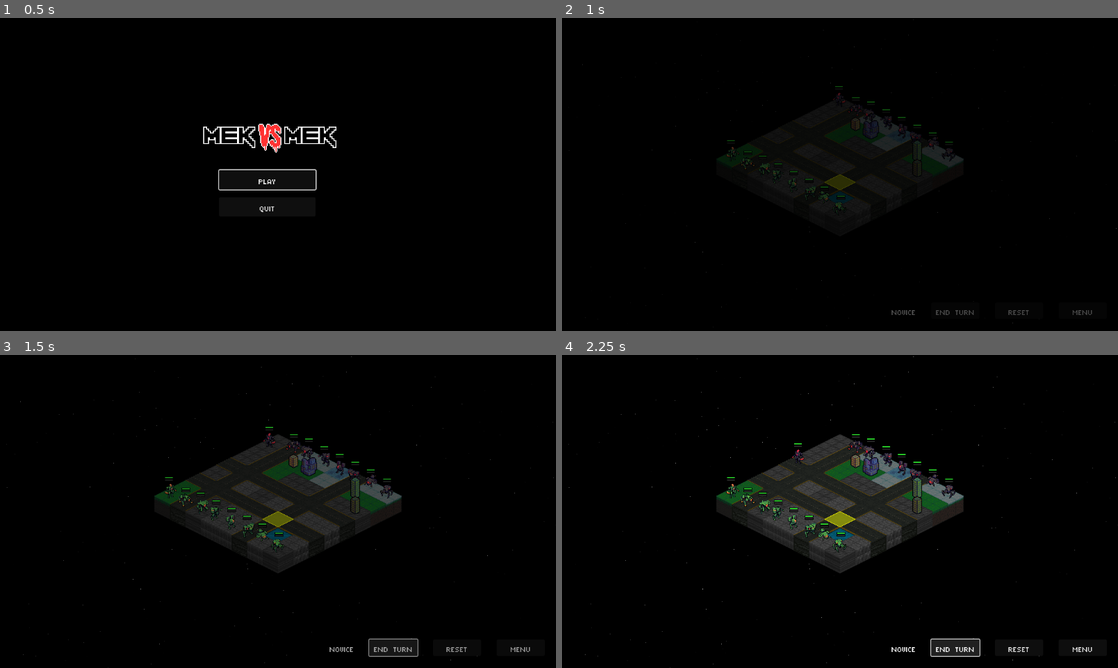
Above: before the commit, frames 1-4 (two rows, left to right).
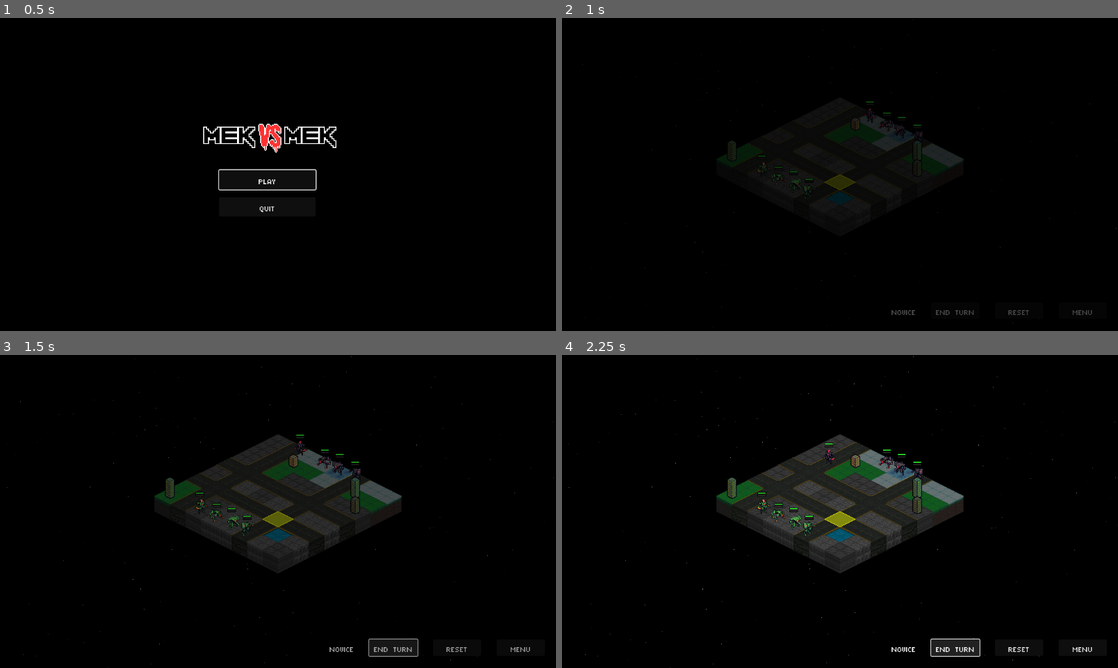
Above: after the commit, the same moments.

Repository: Tekknobot/Terrain
Game: Godot game, scene res://Scenes/TitleScreen.tscn
The game is run twice, just before and just after one commit, with the same random seed, the same clock (stepped at 60 frames per second) and the same inputs.
Inputs:
- Up to frame 1 (0.5 s): no input
- Up to frame 2 (1 s): click "PLAY" at 0.5 s
- Up to frame 3 (1.5 s): click "END TURN" at 1.25 s
- Up to frame 4 (2.25 s): click "END TURN" at 2 s

Frame 1 is identical in both runs. In frame 2, 0.4% of the frame differs, in the area x 29-71%, y 21-62%; in frame 3, 1.0%; in frame 4, 1.3%, in the area x 29-71%, y 25-64%.

Commit message:
Adjust scaling.

Diff:
--- a/Scripts/GameData.gd
+++ b/Scripts/GameData.gd
@@ -6,7 +6,7 @@
 var current_level: int = 1
 var selected_upgrade: String = ""
 var selected_special_ability: String = ""
-var max_enemy_units: int = 6
+var max_enemy_units: int = 2
 
 var map_difficulty: int = 1
 
--- a/Scripts/Missile.gd
+++ b/Scripts/Missile.gd
@@ -76,12 +76,15 @@
 				target_unit.flash_white()
 
 			# Now check adjacent tiles for structures and units.
-			var directions = [Vector2i(0, -1), Vector2i(0, 1), Vector2i(-1, 0), Vector2i(1, 0)]
+			var directions = [
+				Vector2i(0, -1), Vector2i(0, 1),
+				Vector2i(-1, 0), Vector2i(1, 0)
+			]
 			for d in directions:
-				var adjacent_tile = impact_tile + d
+				var adj_tile = impact_tile + d
 
 				# Check for a structure on the adjacent tile.
-				var structure = tilemap.get_structure_at_tile(impact_tile)
+				var structure = tilemap.get_structure_at_tile(adj_tile)
 				if structure:
 					var anim_sprite = structure.get_node_or_null("AnimatedSprite2D")
 					if anim_sprite:
@@ -89,50 +92,91 @@
 						anim_sprite.get_parent().modulate = Color(1, 1, 1, 1)
 
 				# Check for a unit on the adjacent tile.
-				var occupant = tilemap.get_unit_at_tile(adjacent_tile)
-				if occupant:
-					# Calculate destination tile by pushing occupant one tile further in the same direction.
-					var dest_tile = adjacent_tile + d
-					# Determine if the destination is a water tile.
-					var is_water = tilemap.get_cell_source_id(0, dest_tile) == 6 #Water tile ID
-
-					# If destination is out of bounds or occupied by another unit or structure (and not water), kill the occupant.
-					if (not tilemap.is_within_bounds(dest_tile)) or tilemap.get_unit_at_tile(dest_tile) or tilemap.get_structure_at_tile(dest_tile):
-						# Animate the push tween.
+				var occupant = tilemap.get_unit_at_tile(adj_tile)
+				if not occupant:
+					continue
+
+				# Calculate destination tile by pushing occupant one tile further
+				var dest_tile = adj_tile + d
+				var is_water = false
+				if tilemap.is_within_bounds(dest_tile):
+					is_water = (tilemap.get_cell_source_id(0, dest_tile) == tilemap.water_tile_id)
+
+				# ── CASE 1: Die if out of bounds or blocked by another unit/structure ──
+				if (not tilemap.is_within_bounds(dest_tile)) \
+				   or tilemap.get_unit_at_tile(dest_tile) \
+				   or tilemap.get_structure_at_tile(dest_tile):
+
+					if is_instance_valid(occupant):
 						occupant.being_pushed = true
 						var dest_pos = tilemap.to_global(tilemap.map_to_local(dest_tile)) + Vector2(0, occupant.Y_OFFSET)
 						var push_tween = occupant.create_tween()
-						push_tween.tween_property(occupant, "global_position", dest_pos, 0.2).set_trans(Tween.TRANS_SINE).set_ease(Tween.EASE_OUT)
+						push_tween.tween_property(occupant, "global_position", dest_pos, 0.2) \
+								  .set_trans(Tween.TRANS_SINE).set_ease(Tween.EASE_OUT)
 						occupant.shake()
+
 						await get_tree().create_timer(0.2).timeout
-						occupant.die()
-						tilemap.get_unit_at_tile(dest_tile).take_damage(25)
-						if tilemap.get_structure_at_tile(dest_tile):
-							var anim_sprite = tilemap.get_structure_at_tile(dest_tile).get_node_or_null("AnimatedSprite2D")
-							if anim_sprite:
-								anim_sprite.play("demolished")
-								anim_sprite.get_parent().modulate = Color(1, 1, 1, 1)
-						occupant.being_pushed = false
-
-					# Else if the destination is water, animate push and apply 25 damage.
-					elif is_water:
+
+						# Before calling die(), turn off being_pushed
+						if is_instance_valid(occupant):
+							occupant.being_pushed = false
+							occupant.die()
+
+						# Now damage whoever is at dest_tile (if still valid)
+						var occupant_at_dest = tilemap.get_unit_at_tile(dest_tile)
+						if occupant_at_dest:
+							occupant_at_dest.take_damage(25)
+						var struct_at_dest = tilemap.get_structure_at_tile(dest_tile)
+						if struct_at_dest:
+							var s_anim = struct_at_dest.get_node_or_null("AnimatedSprite2D")
+							if s_anim:
+								s_anim.play("demolished")
+								s_anim.get_parent().modulate = Color(1, 1, 1, 1)
+					# Done with this occupant
+					continue
+				# ──────────────────────────────────────────────────────────────
+
+				# ── CASE 2: Destination is water ──
+				elif is_water:
+					if is_instance_valid(occupant):
+						occupant.being_pushed = true
 						var dest_pos = tilemap.to_global(tilemap.map_to_local(dest_tile)) + Vector2(0, occupant.Y_OFFSET)
 						var push_tween = occupant.create_tween()
-						push_tween.tween_property(occupant, "global_position", dest_pos, 0.2).set_trans(Tween.TRANS_SINE).set_ease(Tween.EASE_OUT)
+						push_tween.tween_property(occupant, "global_position", dest_pos, 0.2) \
+								  .set_trans(Tween.TRANS_SINE).set_ease(Tween.EASE_OUT)
 						occupant.shake()
+
 						await get_tree().create_timer(0.2).timeout
-						occupant.take_damage(25)
-						tilemap.play_splash_sound(dest_pos)
-						occupant.being_pushed = false
-					else:
-						# Otherwise, push the occupant normally into the destination tile.
+
+						# After arriving in water, deal damage and play splash
+						if is_instance_valid(occupant):
+							occupant.take_damage(25)
+							tilemap.play_splash_sound(dest_pos)
+							occupant.being_pushed = false
+					continue
+				# ──────────────────────────────────────────────────────────────
+
+				# ── CASE 3: Normal on‐grid push ──
+				else:
+					if is_instance_valid(occupant):
+						occupant.being_pushed = true
 						var dest_pos = tilemap.to_global(tilemap.map_to_local(dest_tile)) + Vector2(0, occupant.Y_OFFSET)
 						var push_tween = occupant.create_tween()
-						push_tween.tween_property(occupant, "global_position", dest_pos, 0.2).set_trans(Tween.TRANS_SINE).set_ease(Tween.EASE_OUT)
+						push_tween.tween_property(occupant, "global_position", dest_pos, 0.2) \
+								  .set_trans(Tween.TRANS_SINE).set_ease(Tween.EASE_OUT)
+
+						# Update its logical tile, deal damage, and shake
 						occupant.tile_pos = dest_tile
 						occupant.take_damage(25)
 						occupant.shake()
-						occupant.being_pushed = false
+
+						await get_tree().create_timer(0.2).timeout
+
+						if is_instance_valid(occupant):
+							occupant.being_pushed = false
+				# ──────────────────────────────────────────────────────────────
+
+			# end for directions
 
 			emit_signal("finished")
 			queue_free()
--- a/Scripts/TileMap.gd
+++ b/Scripts/TileMap.gd
@@ -142,6 +142,9 @@
 	"Heavy Rain":          5,
 	"Web Field":           0
 }
+
+var next_spawn_index := 0   # Tracks which index of `units[]` to take next.
+
 # ———————————————————————————————————————————————————————————————
 # LIFECYCLE CALLBACKS
 # ———————————————————————————————————————————————————————————————
@@ -402,16 +405,66 @@
 func _spawn_teams():
 	var used_tiles: Array[Vector2i] = []
 	_spawn_side(player_units, grid_height - 1, true, used_tiles)
+	next_spawn_index = 0
 	_spawn_side(enemy_units, 0, false, used_tiles)
 
-func _spawn_side(units: Array[PackedScene], row: int, is_player: bool, used_tiles: Array[Vector2i]):
-	var count = units.size()
+func _spawn_side(units: Array[PackedScene], row: int, is_player: bool, used_tiles: Array[Vector2i]) -> void:
+	# 1) Decide how many to spawn: 4 at level 1, +1 per extra level.
+	var base := 4
+	var total_to_spawn = base + max(GameData.current_level - 1, 0)
+	var count := units.size()
 	if count == 0:
-		return
-	var start_x = int((grid_width - count) / 2)
-	for i in range(count):
+		return  # nothing to spawn
+
+	# 2) Build chosen_scenes[] by cycling through `units[]` in order:
+	var chosen_scenes := []
+	for i in range(total_to_spawn):
+		var idx := (next_spawn_index + i) % count
+		chosen_scenes.append(units[idx])
+	# After picking them, advance next_spawn_index by total_to_spawn (wrapped):
+	next_spawn_index = (next_spawn_index + total_to_spawn) % count
+
+	# 3) Compute horizontal offsets so they’re centered in a block:
+	var spawn_count := chosen_scenes.size()
+	var start_x := int((grid_width - spawn_count) / 2)
+
+	for i in range(spawn_count):
+		var scene_to_spawn = chosen_scenes[i]
 		var x = clamp(start_x + i, 0, grid_width - 1)
-		_spawn_unit(units[i], Vector2i(x, row), is_player, used_tiles)
+		var spawn_tile := Vector2i(x, row)
+
+		# 4) If that tile is invalid (out of bounds / water / occupied), find nearest land:
+		spawn_tile = _find_nearest_land(spawn_tile, used_tiles)
+		if spawn_tile == Vector2i(-1, -1):
+			# Could not find a valid spot → skip.
+			continue
+
+		# 5) Instantiate and configure the unit:
+		var unit_instance = scene_to_spawn.instantiate()
+		unit_instance.global_position = to_global(map_to_local(spawn_tile)) + Vector2(0, unit_instance.Y_OFFSET)
+		unit_instance.set_team(is_player)
+		unit_instance.add_to_group("Units")
+		unit_instance.tile_pos = spawn_tile
+
+		unit_instance.unit_id = next_unit_id
+		unit_instance.set_meta("unit_id", next_unit_id)
+		next_unit_id += 1
+
+		unit_instance.peer_id = get_tree().get_multiplayer().get_unique_id()
+		unit_instance.set_meta("peer_id", unit_instance.peer_id)
+
+		unit_instance.set_meta("scene_path", scene_to_spawn.resource_path)
+		add_child(unit_instance)
+		if is_player:
+			var sprite = unit_instance.get_node_or_null("AnimatedSprite2D")
+			if sprite:
+				sprite.flip_h = true
+
+		used_tiles.append(spawn_tile)
+		print("Spawned unit ", unit_instance.name,
+			  " at tile: ", spawn_tile,
+			  " (team=", is_player, "), unit_id=", unit_instance.unit_id)
+	# end for
 
 func _spawn_unit(scene: PackedScene, tile: Vector2i, is_player: bool, used_tiles: Array[Vector2i]) -> void:
 	var spawn_tile = _find_nearest_land(tile, used_tiles)
